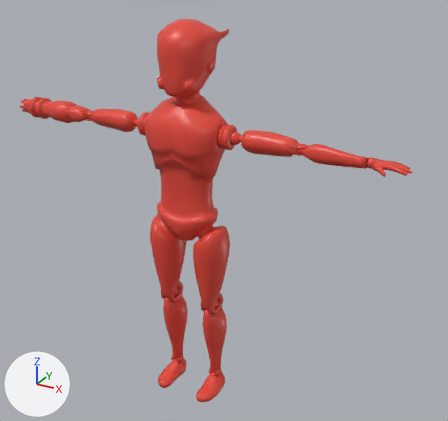
An edit to the FBX model GMTK Jam 2019 - Unity Project/Assets/3D Models/New doll - Transformed.fbx, drawn before and after from the same camera.
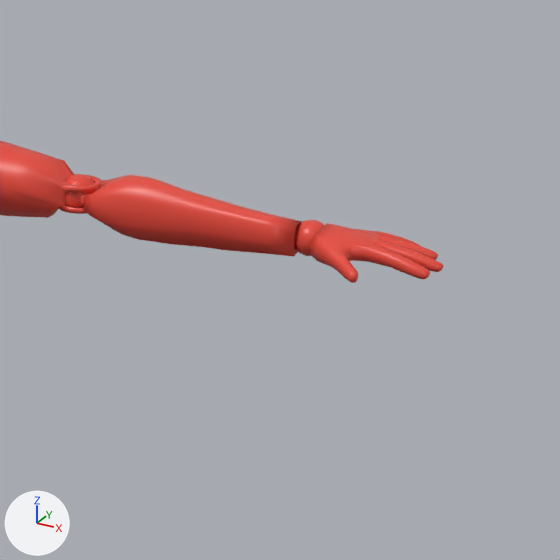
Old and new are each drawn whole from a camera (50 mm lens) standing at (1.426, -2.232, 2.149) and looking at (0.133, 0.117, 0.975) and again close up on the part from 62% to 100% of the width and 21% to 62% of the height. Arrows for +X, +Y and +Z are at lower left; the lights stay in place. Where no turn or scale is listed for an object, it has been applied to the vertices.

The scene before the commit, as lines of its bpy script (objects in view):
```python
me_cube_001 = bpy.data.meshes.new('Cube.001')
me_cube_001.from_pydata(...)  # 6906 vertices, 7142 faces; spans x -0.97..0.99, y -0.11..0.19, z 0.0..1.84
me_cube_001.materials.append(mat_doll)  # its picture is missing
ob_main_frame = bpy.data.objects.new('Main frame', me_cube_001)
ob_main_frame.location = (0.0, 0.0, 0.0)
```
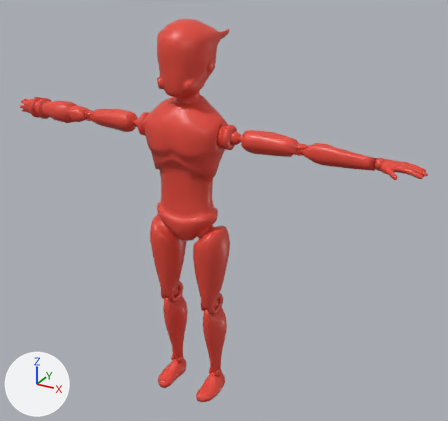
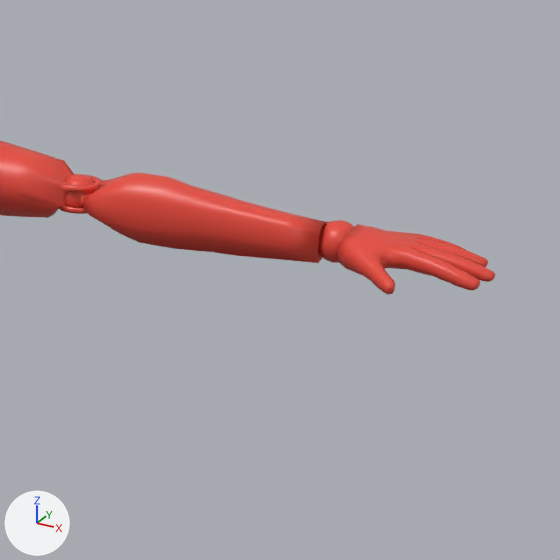
Changed parts and their boxes [x1, y1, x2, y2] in the close-ups (560 x 560 px; the box of a moved part takes in the faces that stretch with it):
```json
{"object": "Main frame", "change": "reshaped", "before": [0, 141, 444, 283], "after": [0, 141, 495, 295]}
{"part": 1, "of": "me_cube_001", "change": "moved or reshaped", "before": [294, 220, 325, 256], "after": [318, 220, 354, 263]}
{"part": 2, "of": "me_cube_001", "change": "moved or reshaped", "before": [309, 223, 444, 283], "after": [337, 224, 495, 295]}
{"part": 3, "of": "me_cube_001", "change": "moved or reshaped", "before": [143, 178, 302, 256], "after": [144, 175, 328, 263]}
```

The change, as JSON lines over the scene's bpy script:
```json
{"block": "me_cube_001", "where": "# used by ob_main_frame; location = (0.0, 0.0, 0.0)"}
{"op": "remove", "block": "me_cube_001", "code": "me_cube_001.from_pydata(...)  # 6906 vertices, 7142 faces; spans x -0.97..0.99, y -0.11..0.19, z 0.0..1.84"}
{"op": "add", "block": "me_cube_001", "code": "me_cube_001.from_pydata(...)  # 6906 vertices, 7142 faces; spans x -0.97..1.05, y -0.11..0.19, z 0.0..1.84"}
{"block": "me_cube_001", "change": "me_cube_001 part 1: the loose piece of 72 vertices spanning x 0.82..0.86, y -0.02..0.02, z 1.34..1.39 is moved by (0.03, 0.0, 0.0)"}
{"block": "me_cube_001", "change": "me_cube_001 part 2: the loose piece of 523 vertices spanning x 0.84..0.99, y -0.08..0.06, z 1.34..1.38 is scaled about its middle by 1.17, then moved by (0.04, 0.0, 0.0)"}
{"block": "me_cube_001", "change": "me_cube_001 part 3: 155 of the vertices in x 0.62..0.82, y -0.02..0.06, z 1.33..1.4 are scaled about their middle by (1.16, 1.15, 1.16), then moved by (0.01, 0.01, 0.0)"}
```
